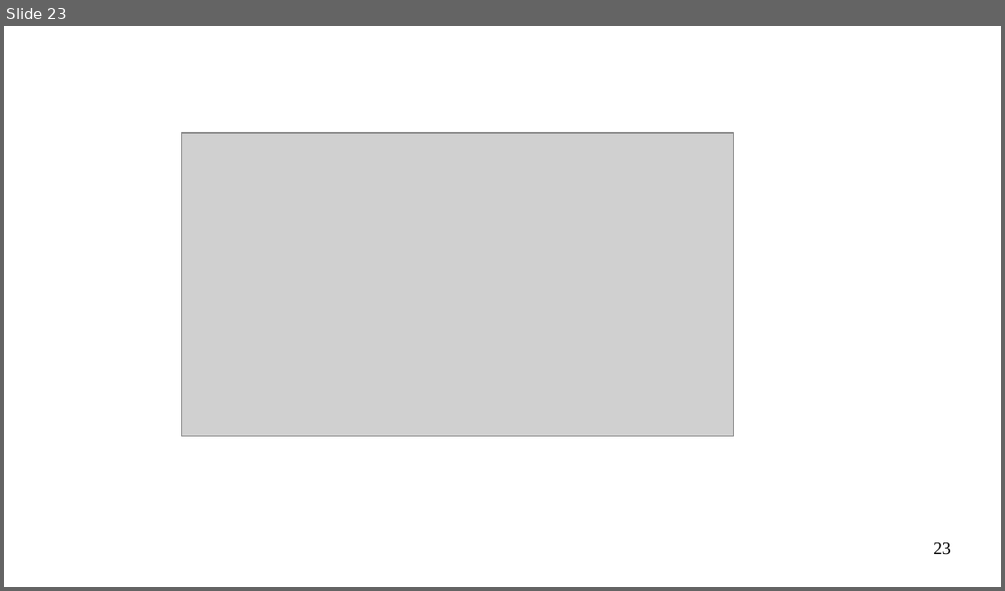
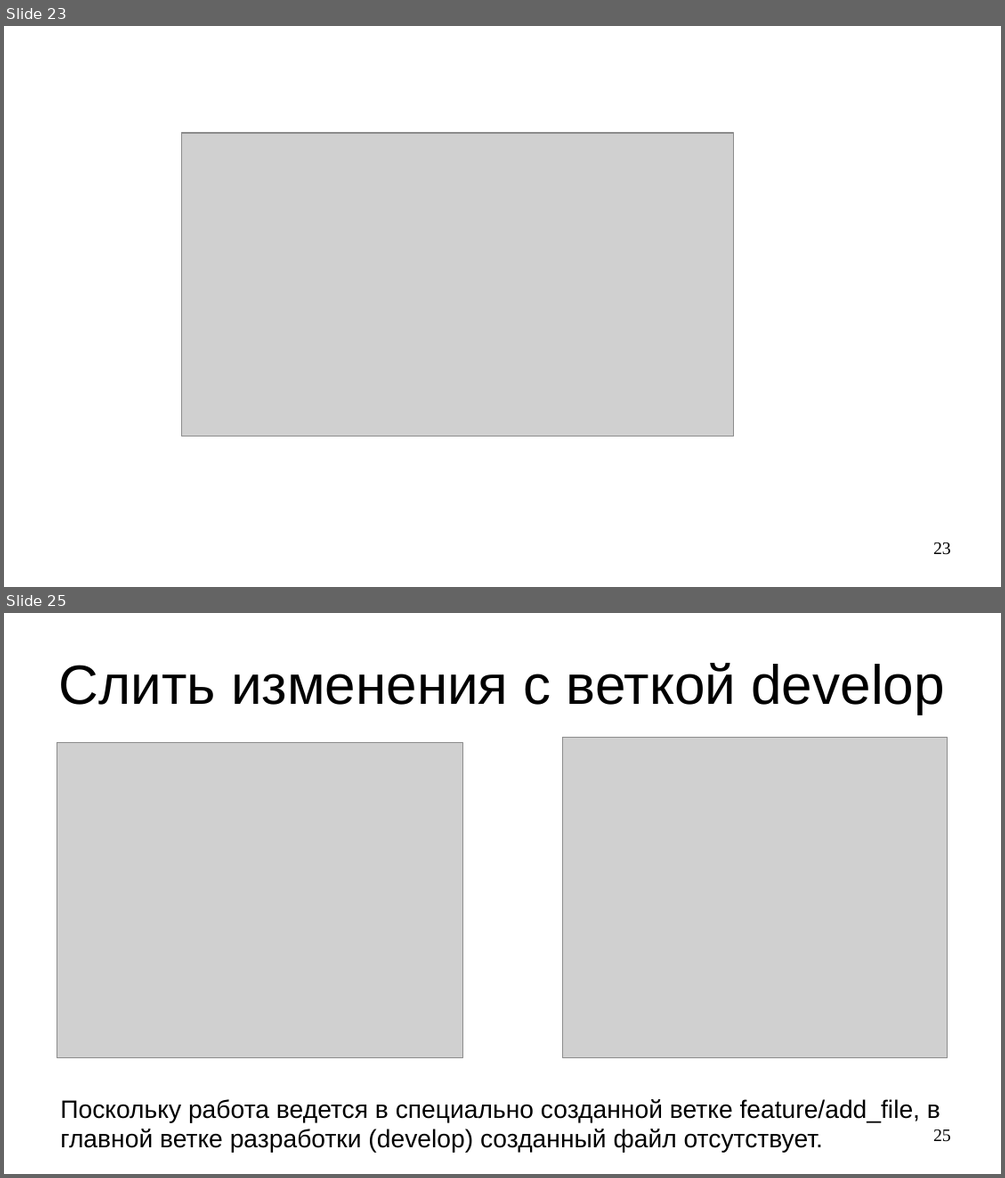
Before and after one commit to steelcraft/stud-lab, a slide deck: Практические занятия/Работа с Git.odp. Shown one above the other, each under a label of ours: slide 23 before the commit, slides 23 and 25 after it; the slides between them are not shown. The pictures are 1005x591 and 1005x1178 pixels, drawn with LibreOffice and Linux fonts; fonts in the diff are those of the drawing; grey boxes stand for pictures. Boxes give left, top, right and bottom in pixels: in the first picture for what was removed or moved away, otherwise in the second. Text is boxed around its words. In the diff, an @@ line names an element or a change of style, - is before the commit and + after.

Commit message:
Добавлено слияние веток.
Работа над лекцией завершена.

```diff
--- a/Практические занятия/Работа с Git.odp
+++ b/Практические занятия/Работа с Git.odp
@@ slide 25 added at <box>4,613,1001,1174</box>, background #FFFFFF @@
@@ title added at <box>58,663,944,714</box>, 44 pt, text #000000 @@
+Слить изменения с веткой develop
@@ picture added at <box>57,742,462,1058</box> @@
@@ picture added at <box>563,738,947,1058</box> @@
@@ text added at <box>60,1099,940,1152</box>, 20 pt, text #000000 @@
+Поскольку работа ведется в специально созданной ветке feature/add_file, в главной ветке разработки (develop) созданный файл отсутствует.
@@ page number added at <box>933,1129,951,1142</box>, 14 pt, text #000000 @@
+25
```
Also in this commit, not shown: 1 slide changed, 11 other slides added.
